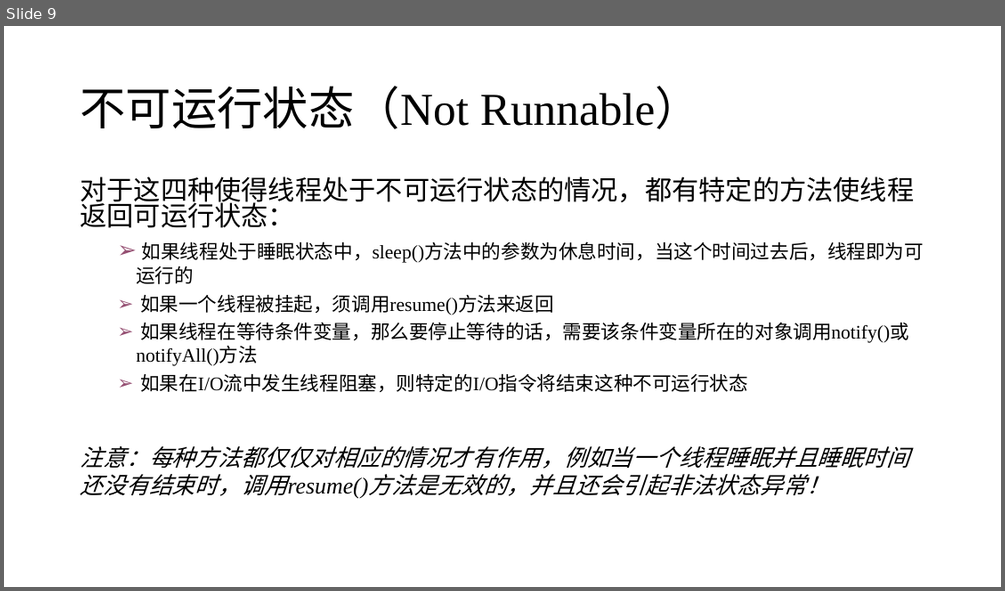
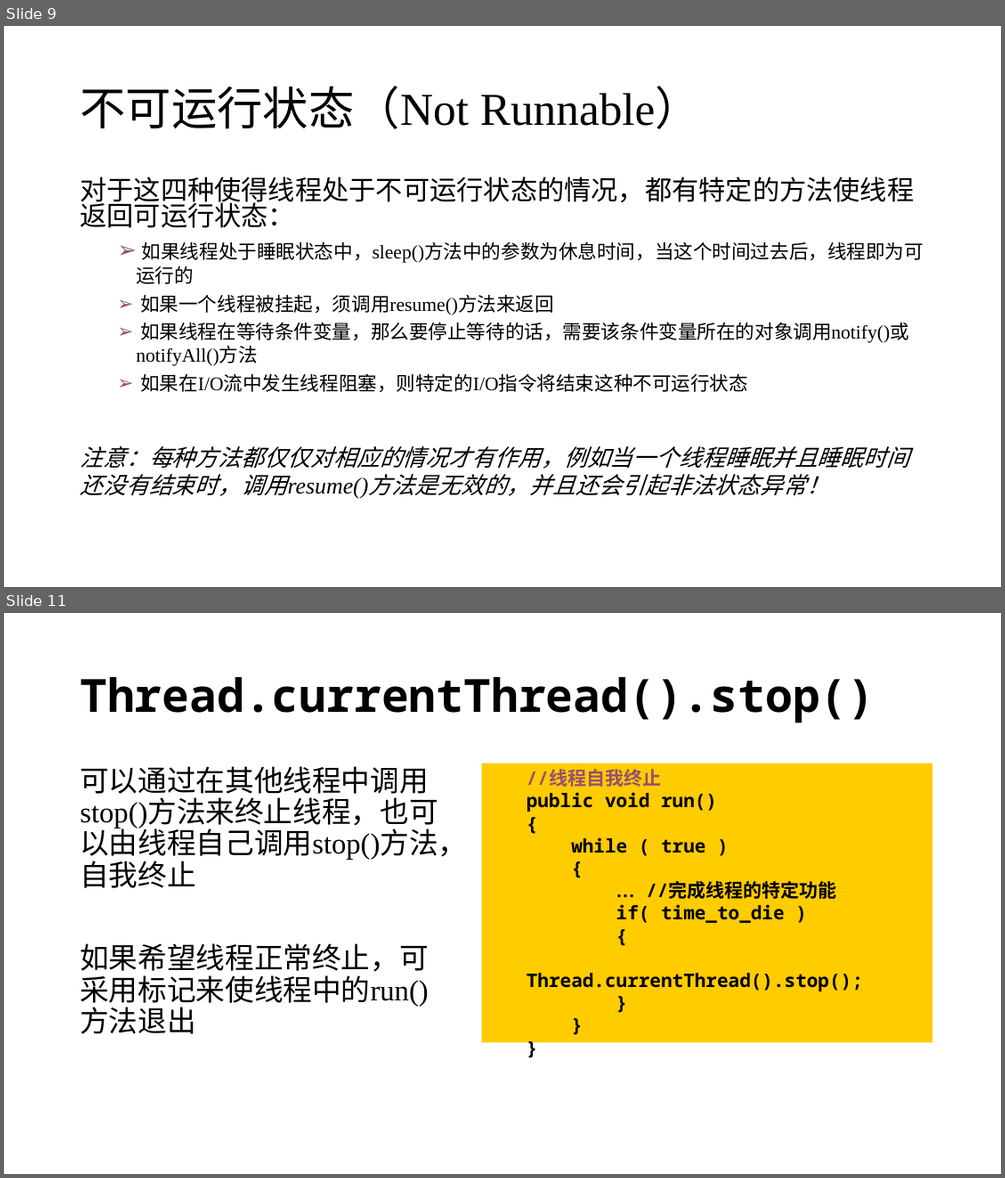
Before and after one commit to j-w-huang/oop, a slide deck: ch6/第六章 part3.pptx. Shown one above the other, each under a label of ours: slide 9 before the commit, slides 9 and 11 after it; the slides between them are not shown. The pictures are 1005x591 and 1005x1178 pixels, drawn with LibreOffice and Linux fonts; fonts in the diff are those of the drawing. Boxes give left, top, right and bottom in pixels: in the first picture for what was removed or moved away, otherwise in the second. Text is boxed around its words. In the diff, an @@ line names an element or a change of style, - is before the commit and + after.

```diff
--- a/ch6/第六章 part3.pptx
+++ b/ch6/第六章 part3.pptx
@@ slide 11 added at [4, 613, 1001, 1174], background #FFFFFF @@
@@ title added at [80, 677, 874, 723], 44 pt, text #000000, bold @@
+Thread.currentThread().stop()
@@ text added at [80, 766, 467, 1034], 28 pt, text #000000 @@
+可以通过在其他线程中调用stop()方法来终止线程，也可以由线程自己调用stop()方法，自我终止
+如果希望线程正常终止，可采用标记来使线程中的run()方法退出
@@ rectangle added at [482, 763, 933, 1043], fill #FFCC00, 18 pt, text #000000, bold @@
+  //线程自我终止
+  public void run()
+  {
+  while ( true )
+  {
+  … //完成线程的特定功能
+  if( time_to_die )
+  {
+  Thread.currentThread().stop();
+  }
+  }
+  }
```
Also in this commit, not shown: 1 slide changed, 29 other slides added, 2 other files.
